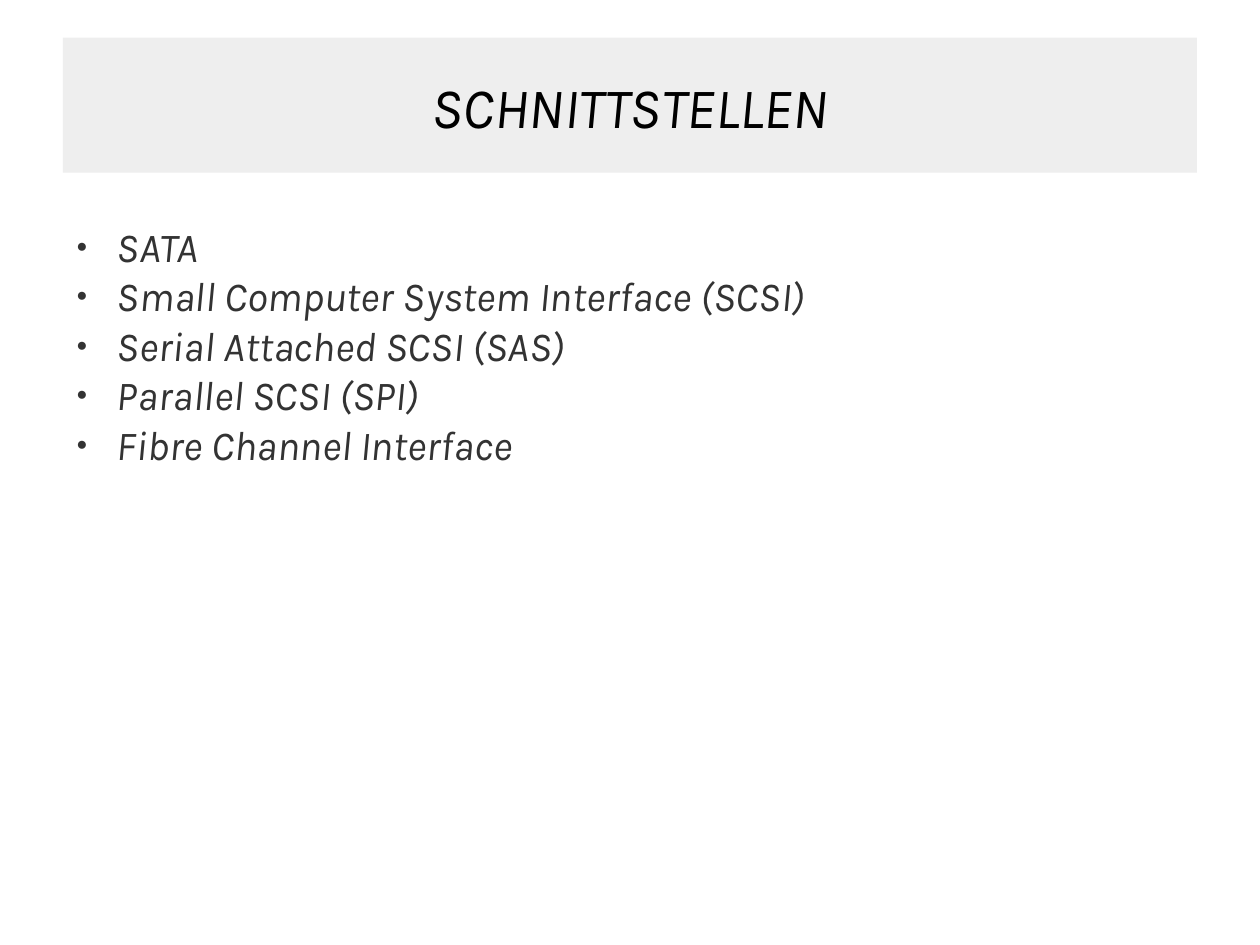
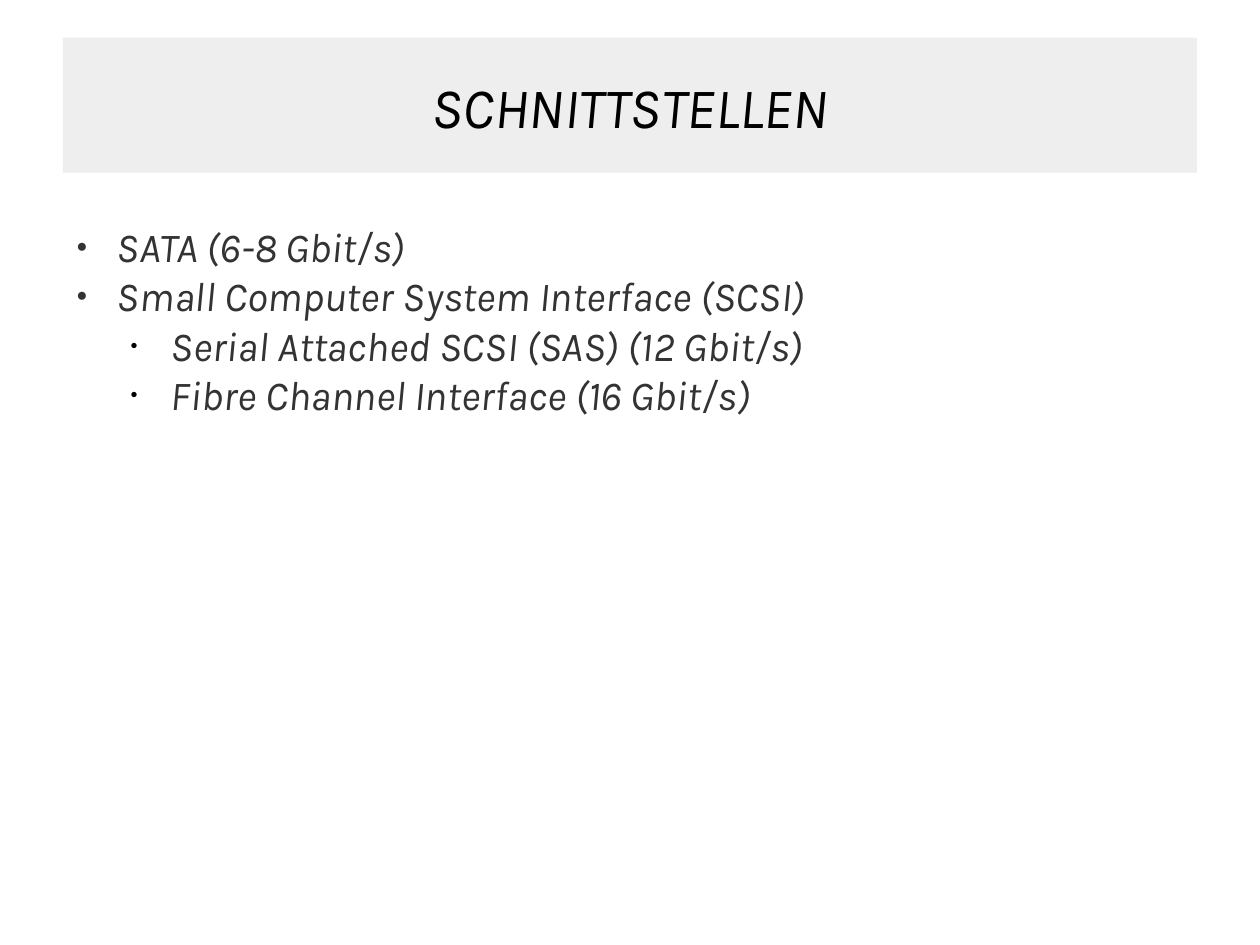
Before and after one commit to JMFootBallPlyr/Hard-drive-system-, a slide deck: slide 2 of WRK/presents/01 - types of drives/types of drives.odp. Drawn at 1260x945 pixels with LibreOffice and Linux fonts; fonts in the diff are those of the drawing. Boxes give left, top, right and bottom in pixels: in the first picture for what was removed or moved away, otherwise in the second. Text is boxed around its words. In the diff, an @@ line names an element or a change of style, - is before the commit and + after.

```diff
--- a/WRK/presents/01 - types of drives/types of drives.odp
+++ b/WRK/presents/01 - types of drives/types of drives.odp
@@ text at box(117, 232, 405, 267): text changed @@
-● SATA
+● SATA (6-8 Gbit/s)
@@ text at box(171, 331, 803, 415): text changed @@
-● Serial Attached SCSI (SAS)
-● Parallel SCSI (SPI)
-● Fibre Channel Interface
+  ● Serial Attached SCSI (SAS) (12 Gbit/s)
+  ● Fibre Channel Interface (16 Gbit/s)
```
Also in this commit, not shown: 5 other slides changed, 8 slides removed, 4 other files.
